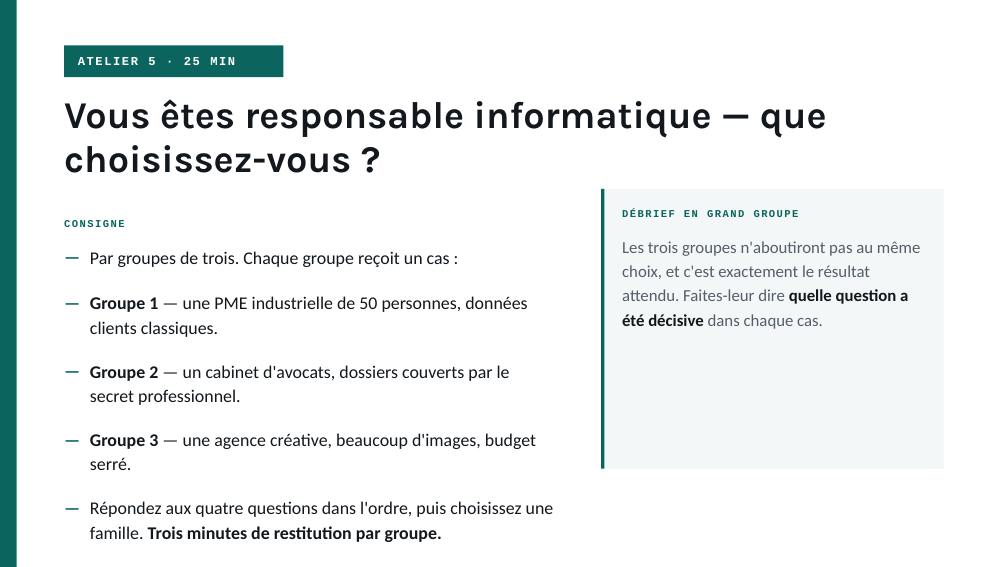
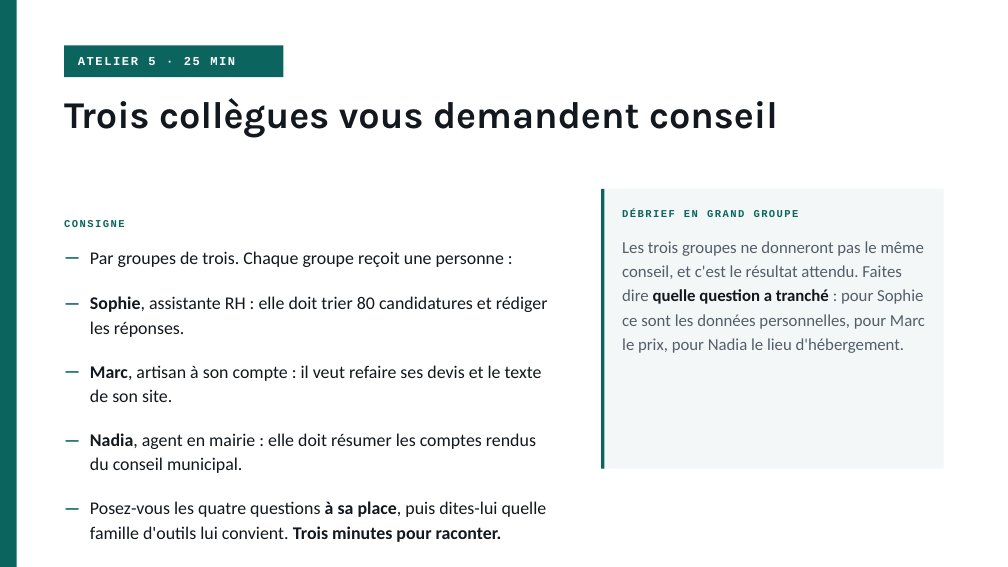
Before and after one commit to ftholomier/poubelle, a slide deck: slide 36 of formation-ia/01-slides/formation-ia-2-jours.pptx. Drawn at 1008x567 pixels with LibreOffice and Linux fonts; fonts in the diff are those of the drawing. Boxes give left, top, right and bottom in pixels: in the first picture for what was removed or moved away, otherwise in the second. Text is boxed around its words. In the diff, an @@ line names an element or a change of style, - is before the commit and + after.

```diff
--- a/formation-ia/01-slides/formation-ia-2-jours.pptx
+++ b/formation-ia/01-slides/formation-ia-2-jours.pptx
@@ text at bbox=[64, 98, 778, 138]: text changed @@
-Vous êtes responsable informatique — que choisissez-vous ?
+Trois collègues vous demandent conseil
@@ text at bbox=[90, 251, 504, 267]: text changed @@
-Par groupes de trois. Chaque groupe reçoit un cas :
+Par groupes de trois. Chaque groupe reçoit une personne :
@@ text at bbox=[622, 241, 925, 353]: text changed @@
-Les trois groupes n'aboutiront pas au même choix, et c'est exactement le résultat attendu. Faites-leur dire quelle question a été décisive dans chaque cas.
+Les trois groupes ne donneront pas le même conseil, et c'est le résultat attendu. Faites dire quelle question a tranché : pour Sophie ce sont les données personnelles, pour Marc le prix, pour Nadia le lieu d'hébergement.
@@ text at bbox=[90, 296, 548, 337]: text changed @@
-Groupe 1 — une PME industrielle de 50 personnes, données clients classiques.
+Sophie, assistante RH : elle doit trier 80 candidatures et rédiger les réponses.
@@ text at bbox=[90, 365, 542, 402]: text changed @@
-Groupe 2 — un cabinet d'avocats, dossiers couverts par le secret professionnel.
+Marc, artisan à son compte : il veut refaire ses devis et le texte de son site.
@@ text at bbox=[90, 433, 536, 473]: text changed @@
-Groupe 3 — une agence créative, beaucoup d'images, budget serré.
+Nadia, agent en mairie : elle doit résumer les comptes rendus du conseil municipal.
@@ text at bbox=[90, 501, 547, 542]: text changed @@
-Répondez aux quatre questions dans l'ordre, puis choisissez une famille. Trois minutes de restitution par groupe.
+Posez-vous les quatre questions à sa place, puis dites-lui quelle famille d'outils lui convient. Trois minutes pour raconter.
```
Also in this commit, not shown: 2 other slides changed, 11 other files.
